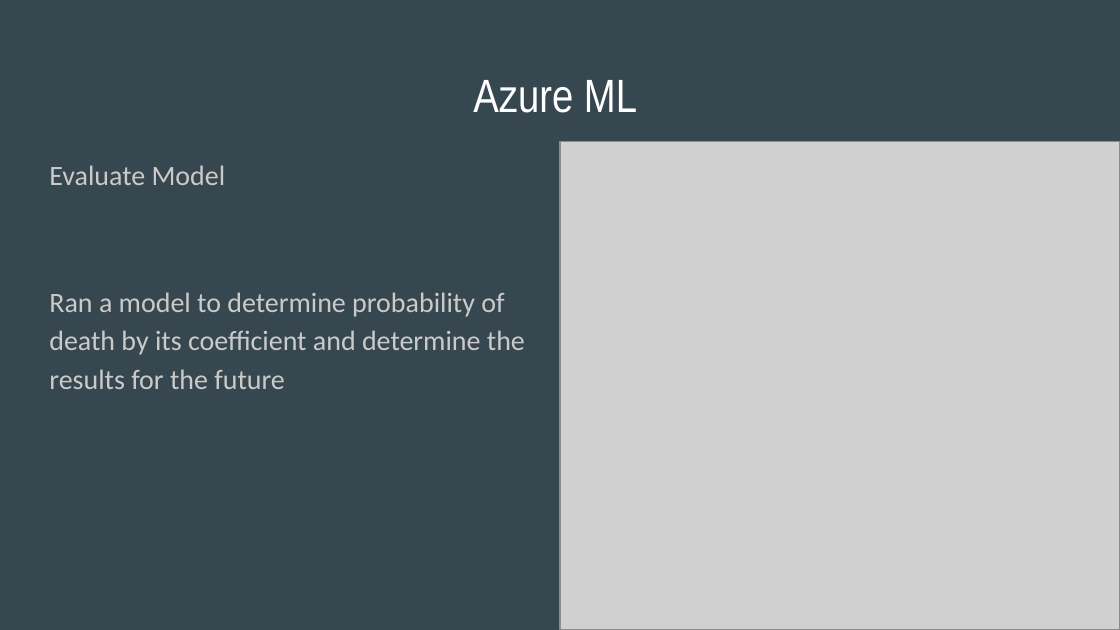
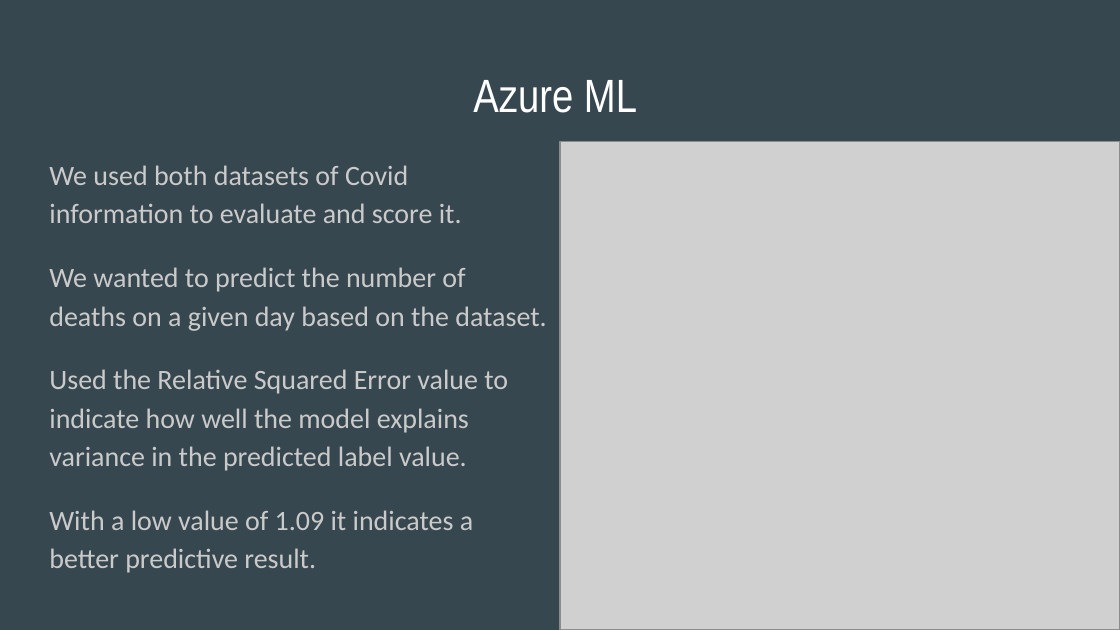
Before and after one commit to msanto13/desktop-tutorial, a slide deck: slide 7 of COVID-19 COMPARISON BETWEEN U.S.A. AND SOUTH KOREA.pptx. Drawn at 1120x630 pixels with LibreOffice and Linux fonts; fonts in the diff are those of the drawing; grey boxes stand for pictures. Boxes give left, top, right and bottom in pixels: in the first picture for what was removed or moved away, otherwise in the second. Text is boxed around its words. In the diff, an @@ line names an element or a change of style, - is before the commit and + after.

```diff
--- a/COVID-19 COMPARISON BETWEEN U.S.A. AND SOUTH KOREA.pptx
+++ b/COVID-19 COMPARISON BETWEEN U.S.A. AND SOUTH KOREA.pptx
@@ text at [49,165,546,573]: text changed @@
-Evaluate Model
-Ran a model to determine probability of death by its coefficient and determine the results for the future
+We used both datasets of Covid information to evaluate and score it.
+We wanted to predict the number of deaths on a given day based on the dataset.
+Used the Relative Squared Error value to indicate how well the model explains variance in the predicted label value.
+With a low value of 1.09 it indicates a better predictive result.
```
Also in this commit, not shown: 3 other slides changed.
